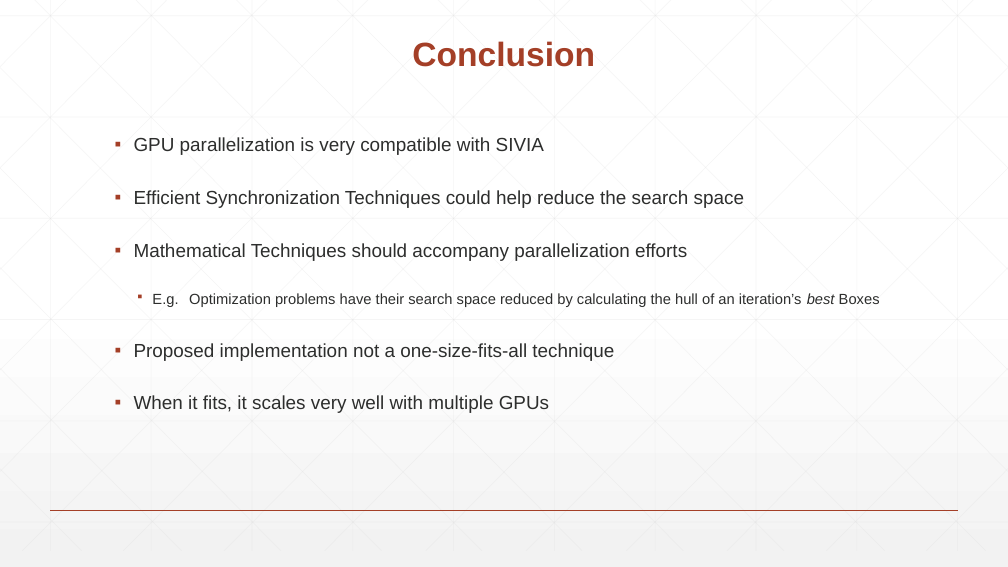
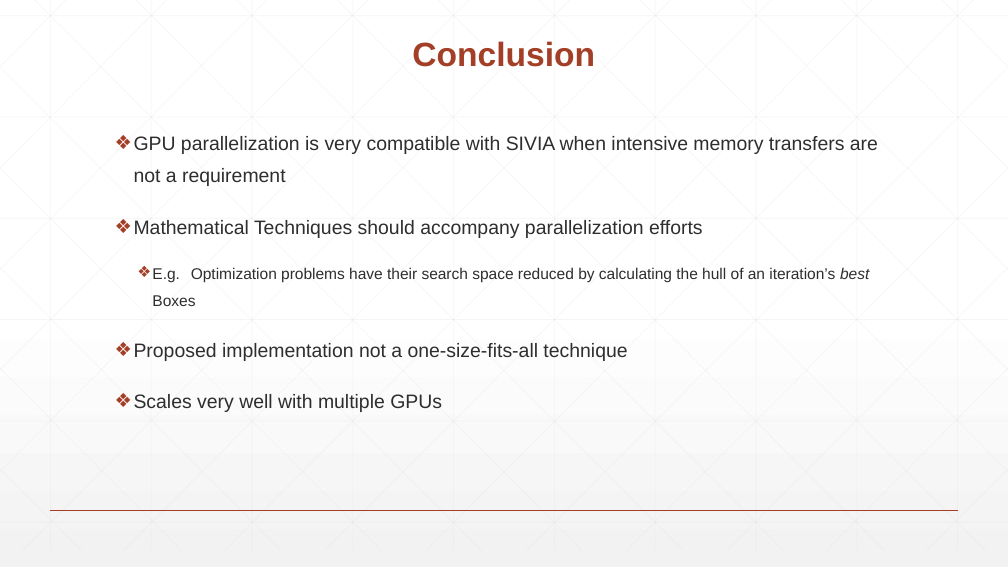
Before and after one commit to knasiotis/postgraduate_thesis, a slide deck: slide 57 of thesis/presentation.pptx (slide 53 before the commit). Drawn at 1008x567 pixels with LibreOffice and Linux fonts; fonts in the diff are those of the drawing. Boxes give left, top, right and bottom in pixels: in the first picture for what was removed or moved away, otherwise in the second. Text is boxed around its words. In the diff, an @@ line names an element or a change of style, - is before the commit and + after.

```diff
--- a/thesis/presentation.pptx
+++ b/thesis/presentation.pptx
@@ text at (134,136,878,186): text changed; size 18 to 18.5 pt @@
-▪ GPU parallelization is very compatible with SIVIA
-▪ Efficient Synchronization Techniques could help reduce the search space
+❖ GPU parallelization is very compatible with SIVIA when intensive memory transfers are not a requirement
@@ text at (134,220,869,361): size 18 to 18.5 pt in "Mathematical Techniques should accompany parallelization eff ...", "Proposed implementation not a one-size-fits-all technique"; size 14 to 14.8 pt in "E.g. Optimization problems have their search space ..."; bullet ▪ to ❖; line spacing 1.5 to 1.4 @@
@@ text at (134,394,442,412): text changed; size 18 to 18.5 pt @@
-▪ When it fits, it scales very well with multiple GPUs
+❖ Scales very well with multiple GPUs
```
Also in this commit, not shown: 27 other slides changed, 17 slides added, 11 slides removed, 1 other file.
